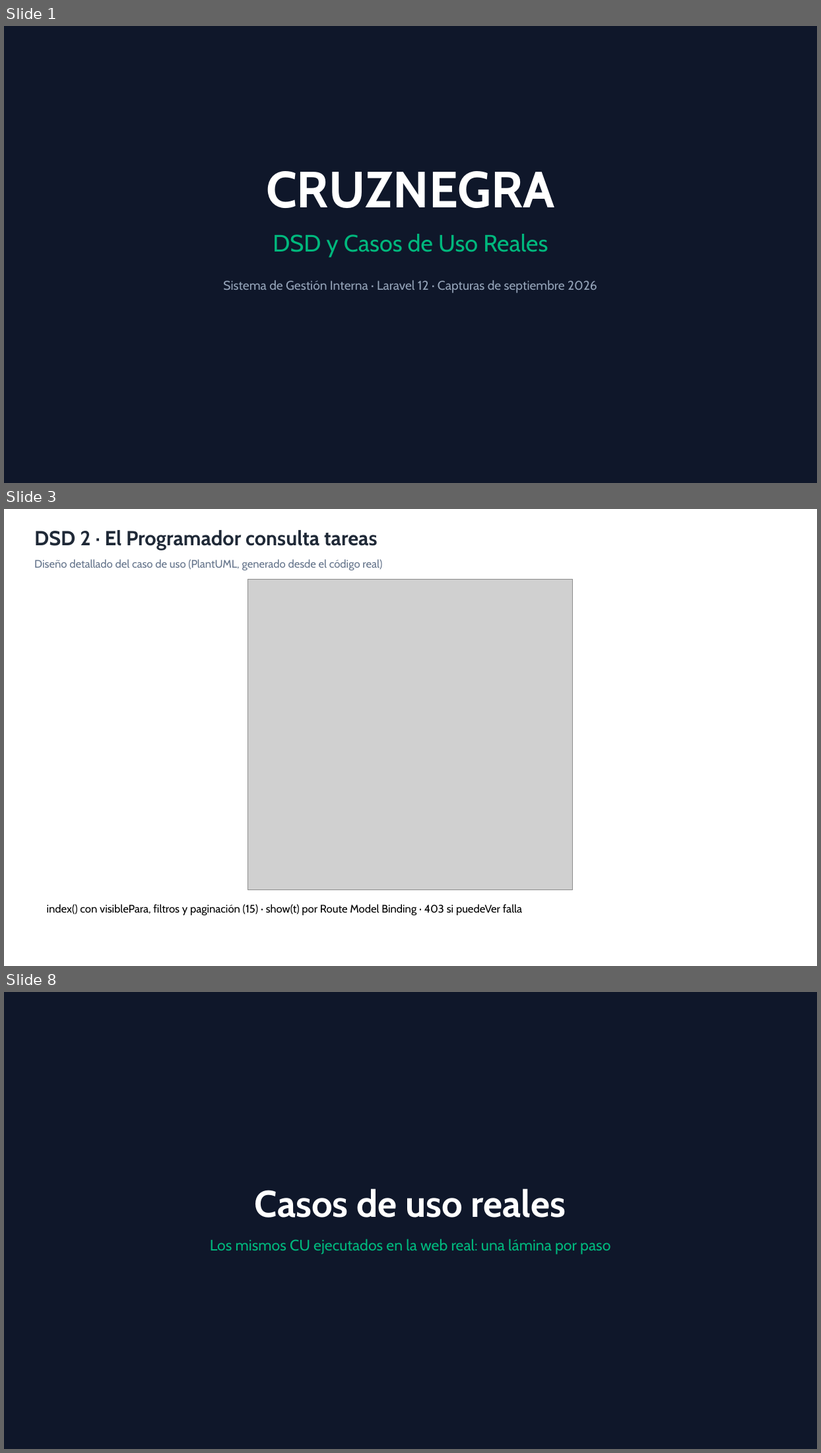
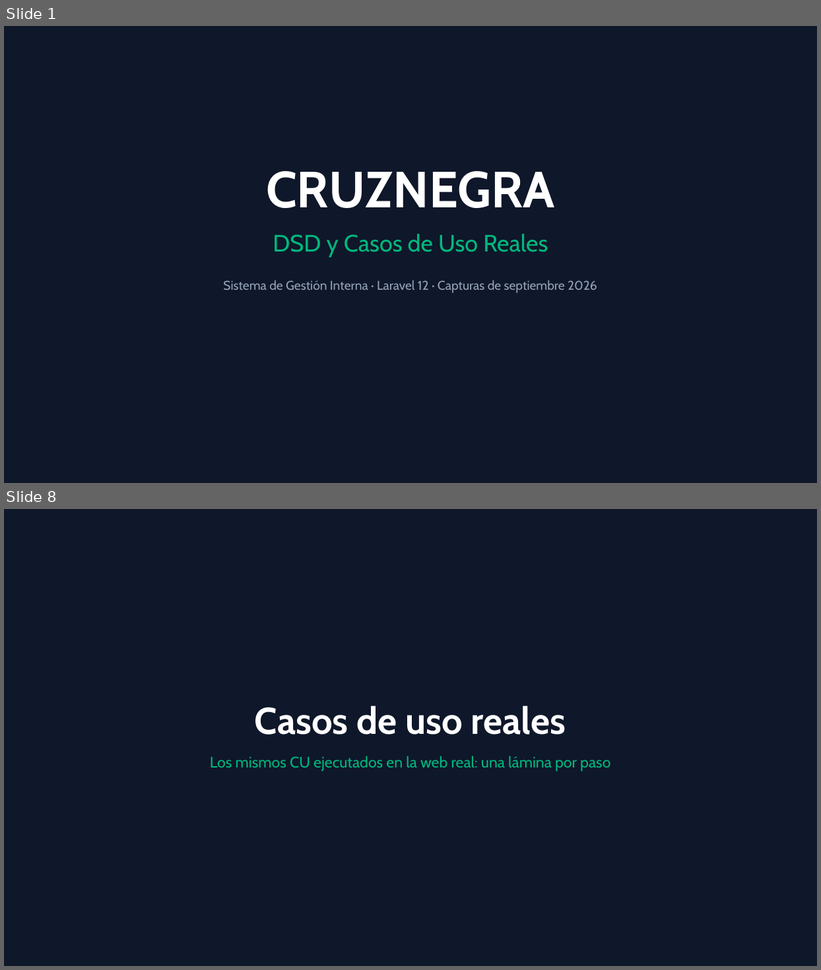
Before and after one commit to DanielOjeda25/sistema, a slide deck: docs/presentacion/CRUZNEGRA_DSD_CU_Reales.pptx. Shown one above the other, each under a label of ours: slides 1, 3 and 8 before the commit, slides 1 and 8 after it; the slides between them are not shown. The pictures are 821x1453 and 821x970 pixels, drawn with LibreOffice and Linux fonts; fonts in the diff are those of the drawing; grey boxes stand for pictures. Boxes give left, top, right and bottom in pixels: in the first picture for what was removed or moved away, otherwise in the second. Text is boxed around its words. In the diff, an @@ line names an element or a change of style, - is before the commit and + after.

```diff
--- a/docs/presentacion/CRUZNEGRA_DSD_CU_Reales.pptx
+++ b/docs/presentacion/CRUZNEGRA_DSD_CU_Reales.pptx
@@ slide 3 removed at <box>4,509,817,966</box>, background #FFFFFF @@
@@ text removed at <box>34,530,377,550</box> @@
-DSD 2 · El Programador consulta tareas
@@ text removed at <box>34,559,382,570</box> @@
-Diseño detallado del caso de uso (PlantUML, generado desde el código real)
@@ picture removed at <box>248,579,572,890</box> @@
@@ text removed at <box>47,904,522,916</box> @@
-index() con visiblePara, filtros y paginación (15) · show(t) por Route Model Binding · 403 si puedeVer falla
```
Also in this commit, not shown: 21 slides changed, 5 slides added, 4 other slides removed, 1 other file.
